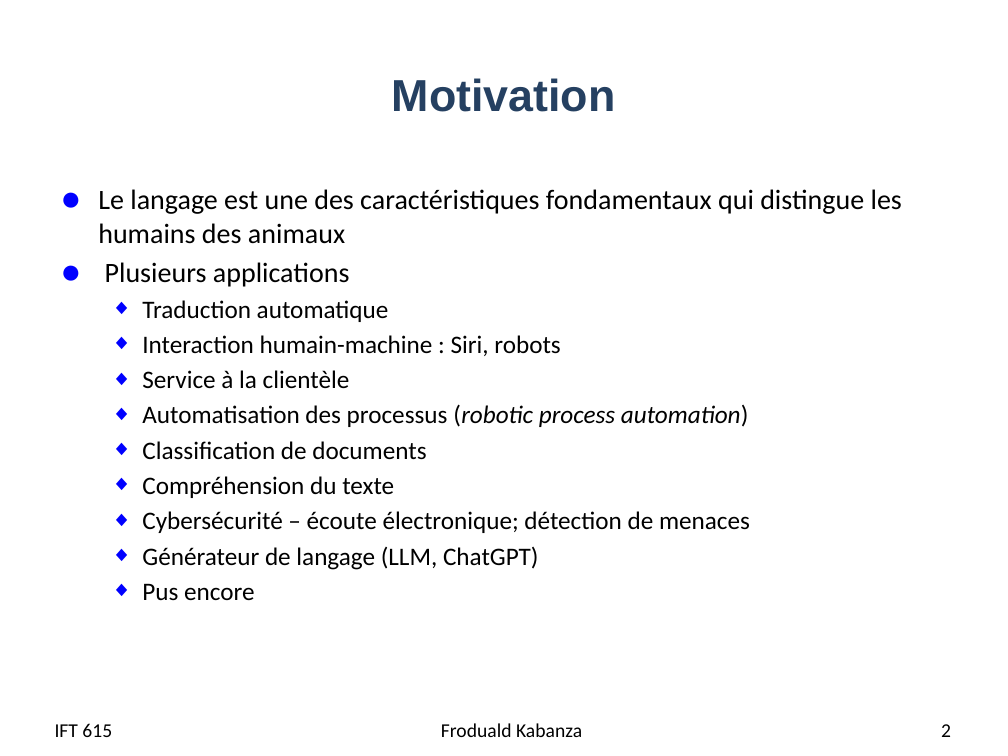
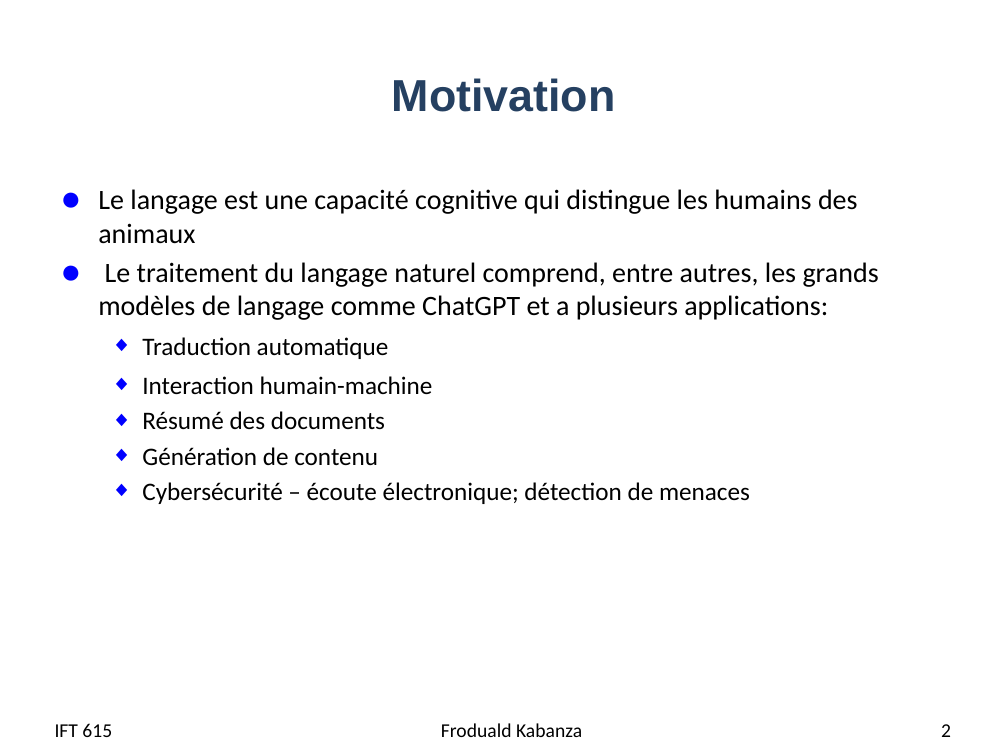
Before and after one commit to djeffkanda/djeffkanda.github.io, a slide deck: slide 2 of ift/assets/slides/ift615-07-Application - TLN - world embedding et etiquetage syntaxique.pptx. Drawn at 1008x756 pixels with LibreOffice and Linux fonts; fonts in the diff are those of the drawing. Boxes give left, top, right and bottom in pixels: in the first picture for what was removed or moved away, otherwise in the second. Text is boxed around its words. In the diff, an @@ line names an element or a change of style, - is before the commit and + after.

```diff
--- a/ift/assets/slides/ift615-07-Application - TLN - world embedding et etiquetage syntaxique.pptx
+++ b/ift/assets/slides/ift615-07-Application - TLN - world embedding et etiquetage syntaxique.pptx
@@ text at (98,189,879,320): text changed @@
-● Le langage est une des caractéristiques fondamentaux qui distingue les humains des animaux
-● Plusieurs applications
+● Le langage est une capacité cognitive qui distingue les humains des animaux
+● Le traitement du langage naturel comprend, entre autres, les grands modèles de langage comme ChatGPT et a plusieurs applications:
@@ text at (142,337,389,359): more space between paragraphs @@
@@ text at (142,376,433,465): text changed @@
-  ◆ Interaction humain-machine : Siri, robots
-  ◆ Service à la clientèle
-  ◆ Automatisation des processus (robotic process automation)
-  ◆ Classification de documents
-  ◆ Compréhension du texte
+  ◆ Interaction humain-machine
+  ◆ Résumé des documents
+  ◆ Génération de contenu
@@ text at (142,547,539,601): paragraphs removed @@
-  ◆ Générateur de langage (LLM, ChatGPT)
-  ◆ Pus encore
```
Also in this commit, not shown: 14 other slides changed, 6 slides added, 1 slide removed, 5 other files.
